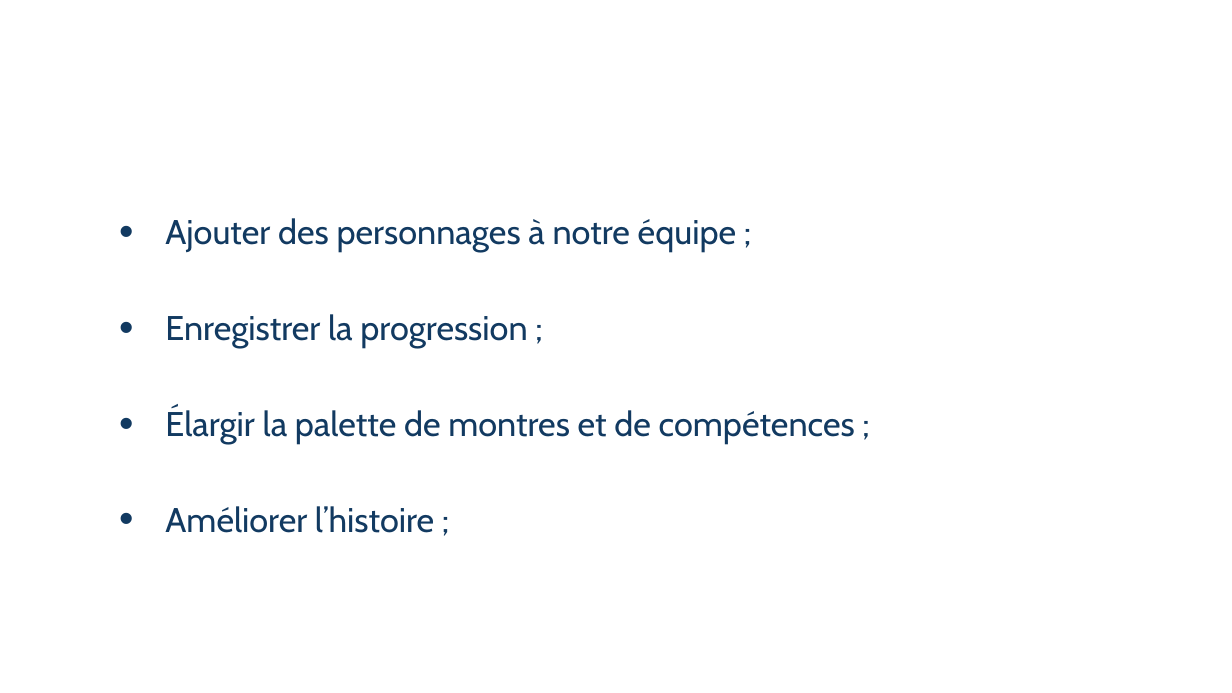
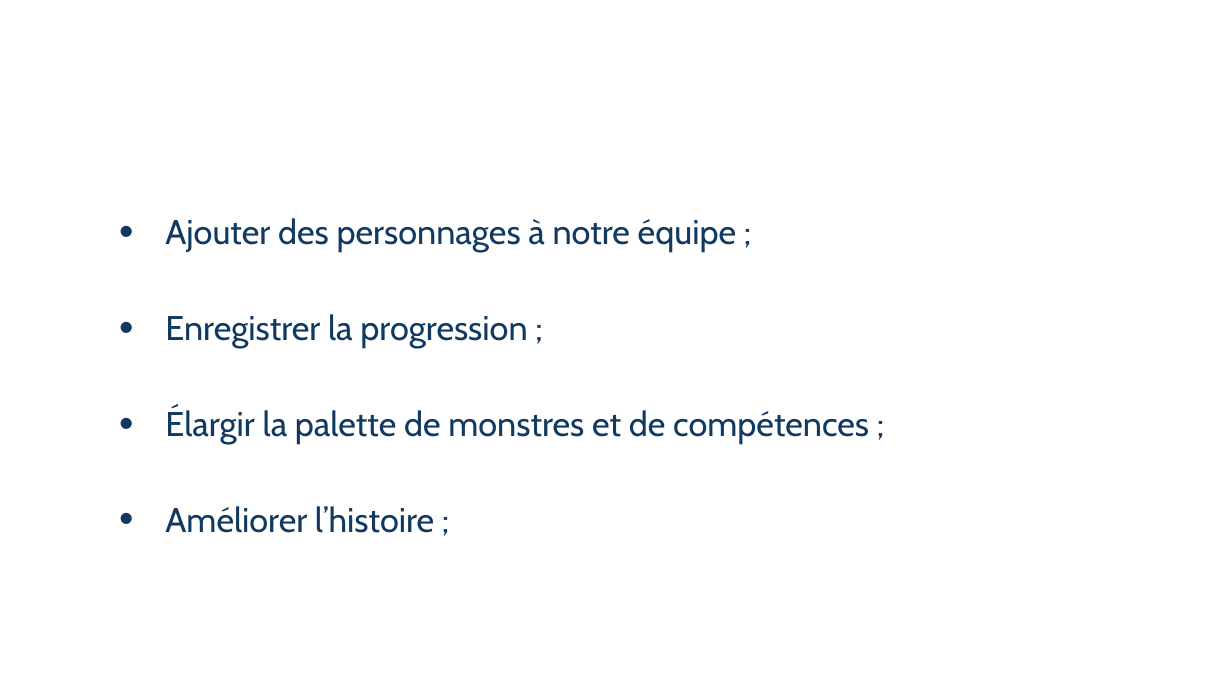
Before and after one commit to PolytechLyon-Etienne-Melanie/RPG, a slide deck: slide 12 of Diapo/DIapo.pptx. Drawn at 1232x693 pixels with LibreOffice and Linux fonts; fonts in the diff are those of the drawing; background and template pictures are left out. Boxes give left, top, right and bottom in pixels: in the first picture for what was removed or moved away, otherwise in the second. Text is boxed around its words. In the diff, an @@ line names an element or a change of style, - is before the commit and + after.

```diff
--- a/Diapo/DIapo.pptx
+++ b/Diapo/DIapo.pptx
@@ text at [165,410,869,445]: text changed @@
-• Élargir la palette de montres et de compétences ;
+• Élargir la palette de monstres et de compétences ;
```
Also in this commit, not shown: 2 other slides changed, 5 other files.
